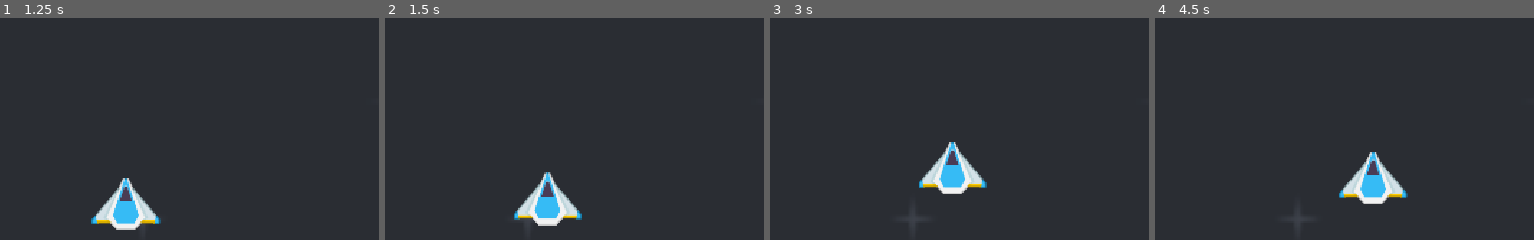
Above: before the commit, frames 1-4 (left to right).
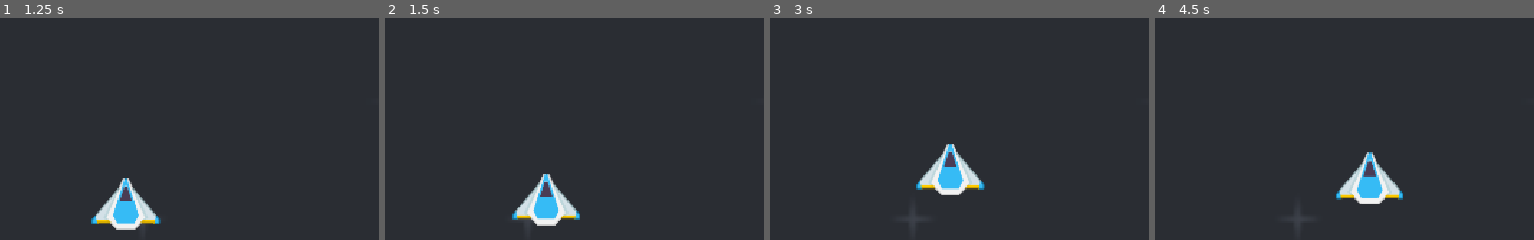
Above: after the commit, the same moments.

Repository: two-sticks-and-a-rock/space-arcade
Game: Godot game, scene res://scenes/prototyping.tscn
The game is run twice, just before and just after one commit, with the same random seed, the same clock (stepped at 60 frames per second) and the same inputs.
Inputs (mouse positions are % of the whole screen's width and height, from its top left):
- Up to frame 1 (1.25 s): tap Enter at 0.5 s; move the mouse to (74, 44) at 0.52 s; press the mouse at (74, 44) at 0.53 s; hold Right (move_right) from 0.53 s (still down)
- Up to frame 2 (1.5 s): tap Space at 1.25 s; move the mouse to (29, 54) at 1.27 s; release Right (move_right) at 1.28 s; release the mouse at (29, 54) at 1.28 s; hold Down (move_back) from 1.28 s (still down); click (29, 54) at 1.35 s
- Up to frame 3 (3 s): tap Enter at 2 s; move the mouse to (61, 27) at 2.02 s; release Down (move_back) at 2.03 s; press the mouse at (61, 27) at 2.03 s; hold Right (move_right) 2.03-2.78 s; tap Space at 2.75 s; move the mouse to (45, 70) at 2.77 s; release the mouse at (45, 70) at 2.78 s; hold Up (move_forward) from 2.78 s (still down); click (45, 70) at 2.85 s
- Up to frame 4 (4.5 s): tap Enter at 3.5 s; move the mouse to (82, 65) at 3.52 s; release Up (move_forward) at 3.53 s; press the mouse at (82, 65) at 3.53 s; hold Left (move_left) from 3.53 s (still down); tap Space at 4.25 s; move the mouse to (19, 34) at 4.27 s; release the mouse at (19, 34) at 4.28 s; click (19, 34) at 4.35 s
The pictures show only the part of the screen within x 34-84%, y 50-100%; the shares and areas given below are measured in that part.

Frame 1 is identical in both runs. In frame 2, 0.9% of the frame differs, in the area x 33-52%, y 69-94%; in frame 3, 1.4%; in frame 4, 1.5%, in the area x 47-67%, y 60-84%.

Commit message:
Add velocity decay

Diff:
--- a/scenes/player.gd
+++ b/scenes/player.gd
@@ -1,4 +1,4 @@
-extends Area2D
+extends RigidBody2D
 
 signal hit
 
@@ -9,27 +9,42 @@
 func _ready():
 	screen_size = get_viewport_rect().size
 
-func _process(delta):
-	var velocity = direction
+# func _process(delta):
+# 	var velocity = direction
+# 	# if Input.is_action_pressed("move_right"):
+# 	# 	velocity.x += 1
+# 	# if Input.is_action_pressed("move_left"):
+# 	# 	velocity.x -= 1
+# 	# if Input.is_action_pressed("move_back"):
+# 	# 	velocity.y += 1
+# 	# if Input.is_action_pressed("move_forward"):
+# 	# 	velocity.y -= 1
+
+# 	if velocity.length() > 0:
+# 		velocity = velocity.normalized() * speed
+
+# 	position += velocity * delta
+# 	position = position.clamp(Vector2.ZERO, screen_size)
+
+func _physics_process(_delta):
+	linear_velocity = direction * speed
+	direction = lerp(direction, Vector2.ZERO, 0.01)
+	# Steering, kind of unwieldy
 	# if Input.is_action_pressed("move_right"):
-	# 	velocity.x += 1
+	# 	linear_velocity.x += 1
 	# if Input.is_action_pressed("move_left"):
-	# 	velocity.x -= 1
+	# 	linear_velocity.x -= 1
 	# if Input.is_action_pressed("move_back"):
-	# 	velocity.y += 1
+	# 	linear_velocity.y += 1
 	# if Input.is_action_pressed("move_forward"):
-	# 	velocity.y -= 1
-
-	if velocity.length() > 0:
-		velocity = velocity.normalized() * speed
-
-	position += velocity * delta
+	# 	linear_velocity.y -= 1
+	# linear_velocity *= speed
 	position = position.clamp(Vector2.ZERO, screen_size)
 
 func _on_body_entered(_body):
 	print("_on_body_entered")
 	# disable player collision
-	hide()
+	# hide()
 	hit.emit()
 	# Must be deferred as we can't change physics properties on a physics callback.
 	$CollisionShape2D.set_deferred("disabled", true)
--- a/scenes/player.tscn
+++ b/scenes/player.tscn
@@ -17,7 +17,8 @@
 [sub_resource type="RectangleShape2D" id="RectangleShape2D_prw6y"]
 size = Vector2(58, 75)
 
-[node name="player" type="Area2D" unique_id=1841504681]
+[node name="player" type="RigidBody2D" unique_id=1728620990]
+gravity_scale = 0.0
 script = ExtResource("1_g2els")
 metadata/_edit_group_ = true
 
--- a/scenes/slingshot.gd
+++ b/scenes/slingshot.gd
@@ -33,4 +33,4 @@
         add_point(end_vector, 1)
     if Input.is_action_just_released("click"):
         # When the player releases, set the direction of the ship
-        player.direction = ((start_vector - end_vector)*2).normalized()*100
+        player.direction = ((start_vector - end_vector)*2).normalized()
